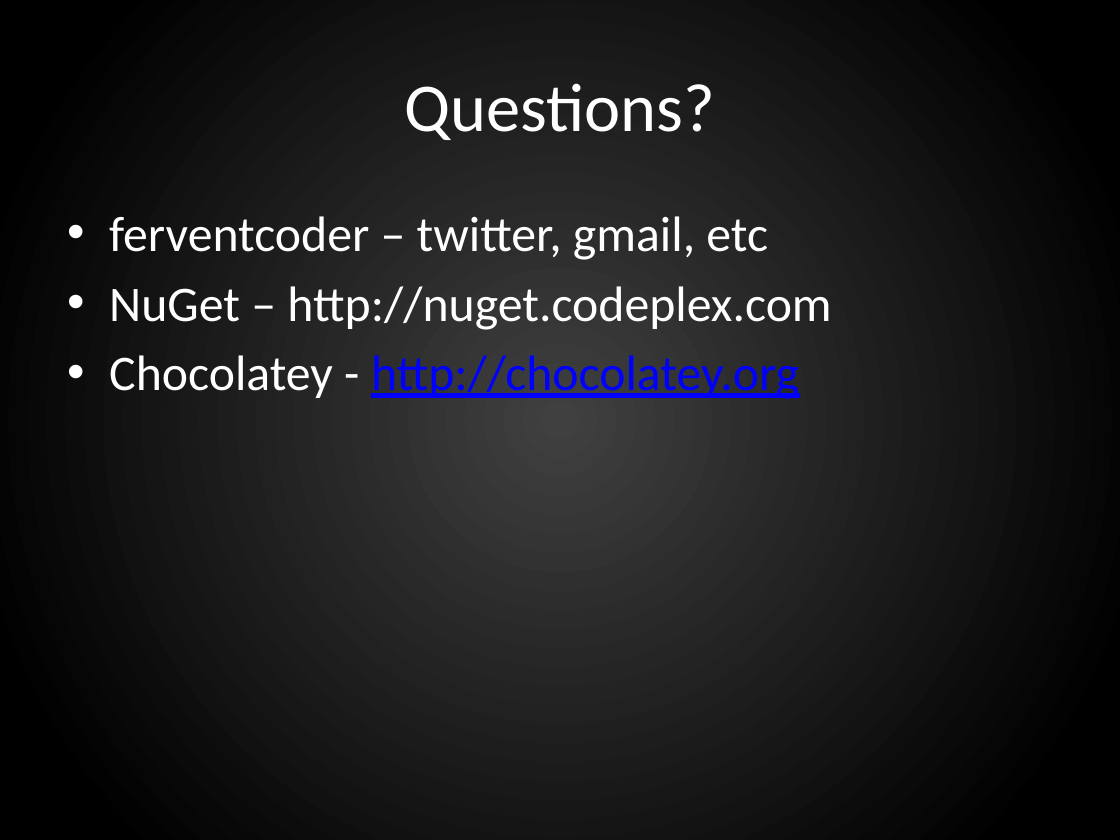
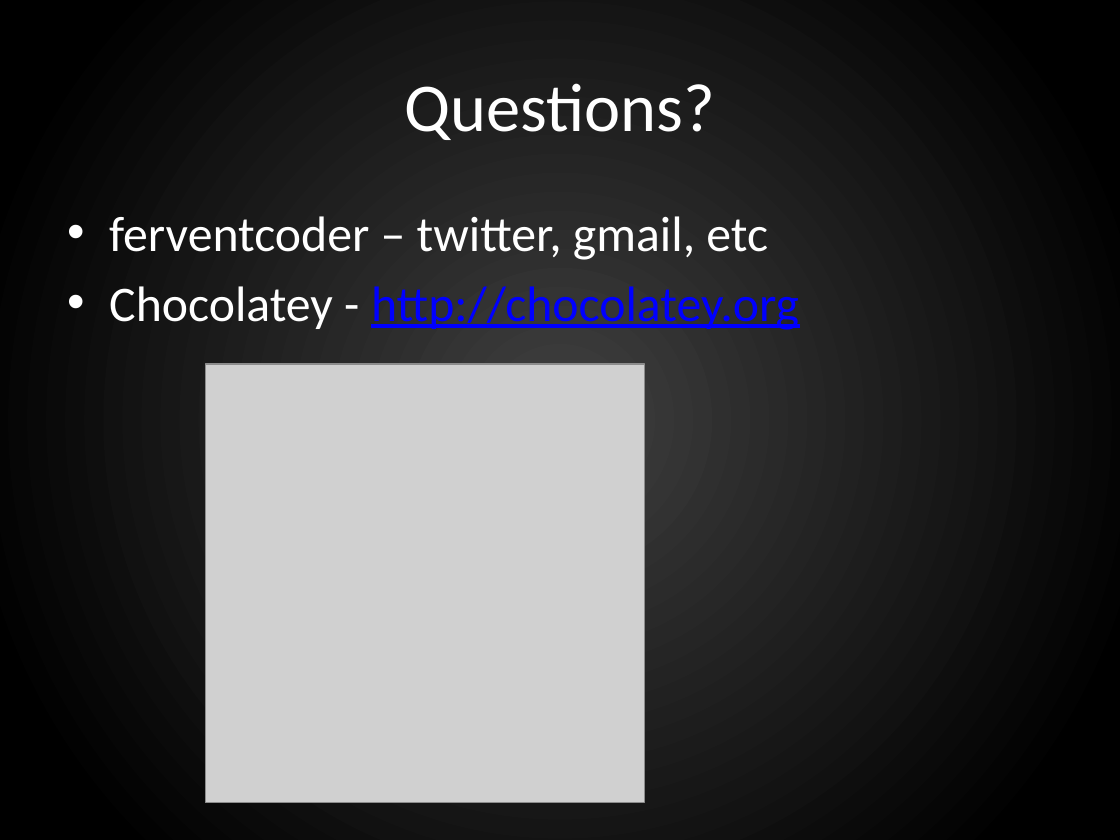
Before and after one commit to ferventcoder/presentations, a slide deck: slide 23 of windows/chocolatey/chocolatey.pptx (slide 9 before the commit). Drawn at 1120x840 pixels with LibreOffice and Linux fonts; fonts in the diff are those of the drawing; grey boxes stand for pictures; background and template pictures are left out. Boxes give left, top, right and bottom in pixels: in the first picture for what was removed or moved away, otherwise in the second. Text is boxed around its words. In the diff, an @@ line names an element or a change of style, - is before the commit and + after.

```diff
--- a/windows/chocolatey/chocolatey.pptx
+++ b/windows/chocolatey/chocolatey.pptx
@@ text at [109,286,831,330]: paragraph removed @@
-• NuGet – http://nuget.codeplex.com
@@ picture added at [205,364,644,803] @@
```
Also in this commit, not shown: 3 other slides changed, 17 slides added, 2 slides removed.
